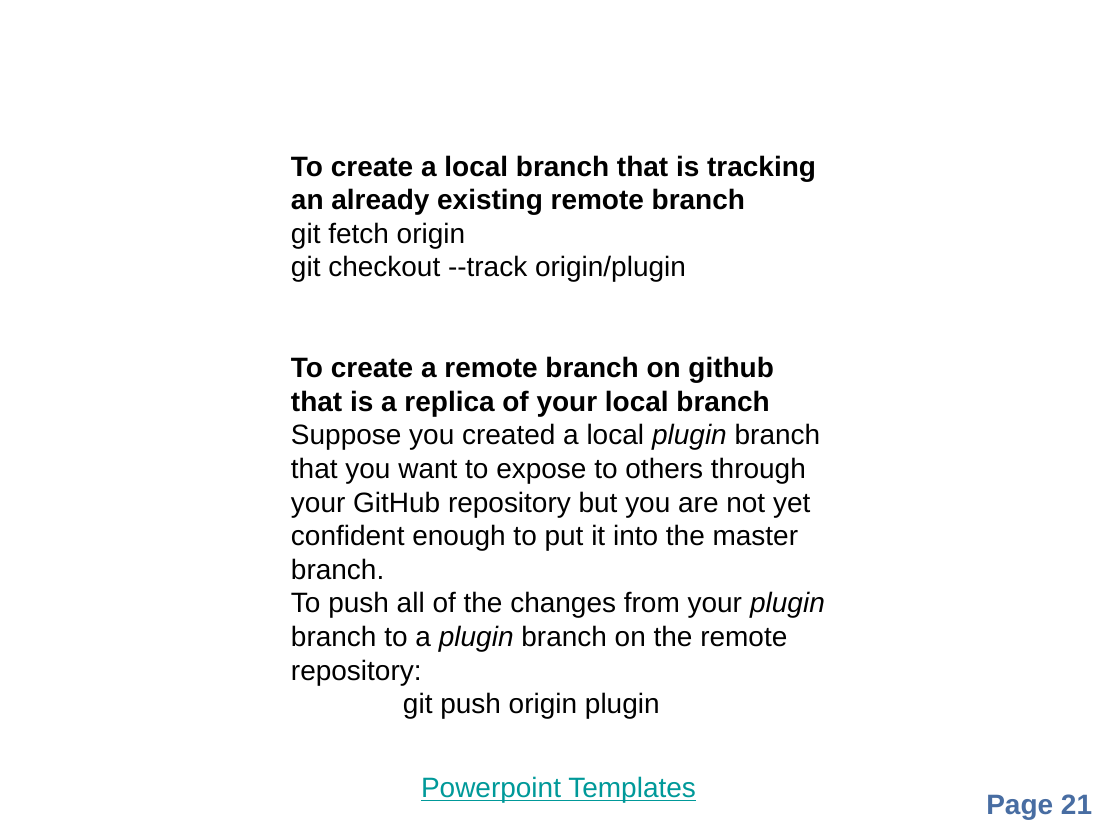
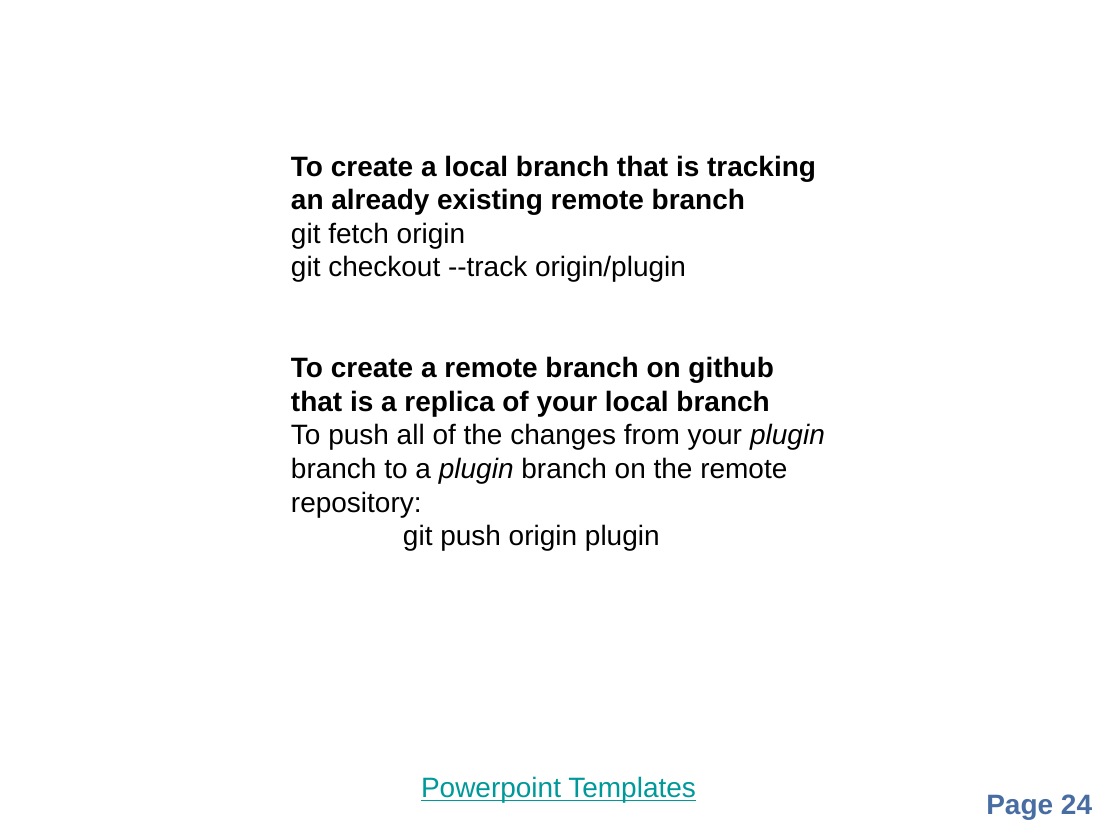
Before and after one commit to balarkrishnan/organizational, a slide deck: slide 24 of GitHub.pptx (slide 21 before the commit). Drawn at 1120x840 pixels with LibreOffice and Linux fonts; fonts in the diff are those of the drawing; background and template pictures are left out. Boxes give left, top, right and bottom in pixels: in the first picture for what was removed or moved away, otherwise in the second. Text is boxed around its words. In the diff, an @@ line names an element or a change of style, - is before the commit and + after.

```diff
--- a/GitHub.pptx
+++ b/GitHub.pptx
@@ text at [291, 423, 821, 580]: paragraph removed @@
-Suppose you created a local plugin branch that you want to expose to others through your GitHub repository but you are not yet confident enough to put it into the master branch.
@@ page number at [986, 794, 1092, 819]: text changed @@
-Page 21
+Page 24
```
Also in this commit, not shown: 5 other slides changed, 1 slide added.
